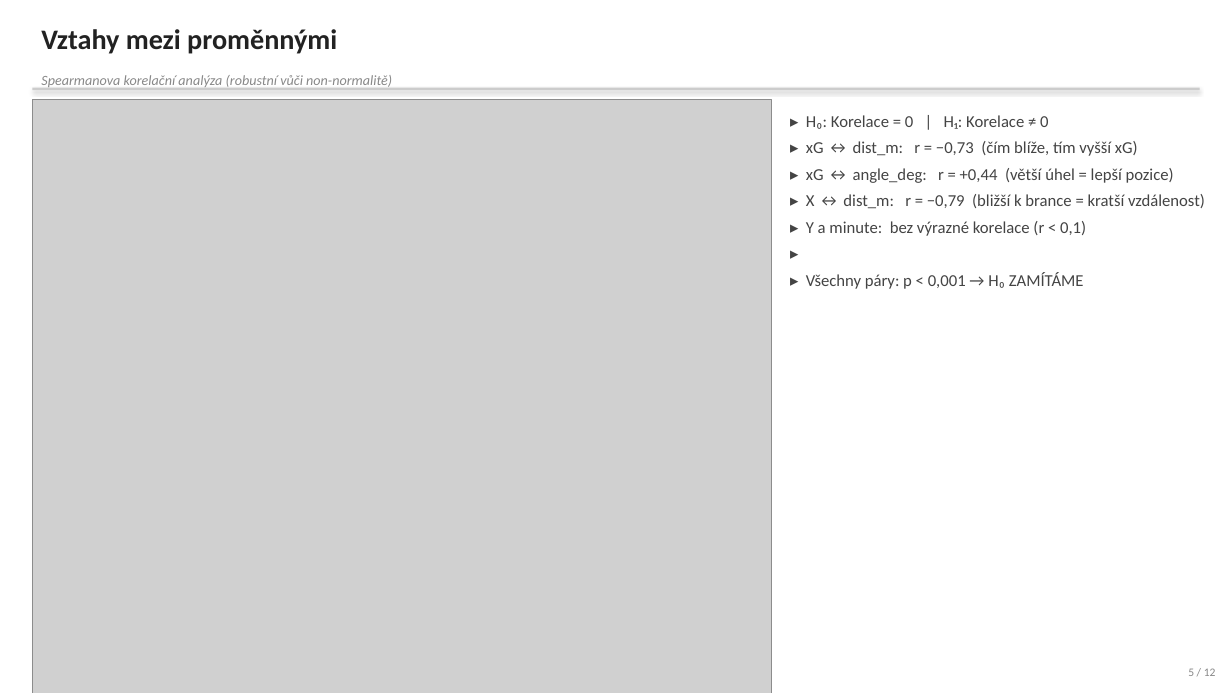
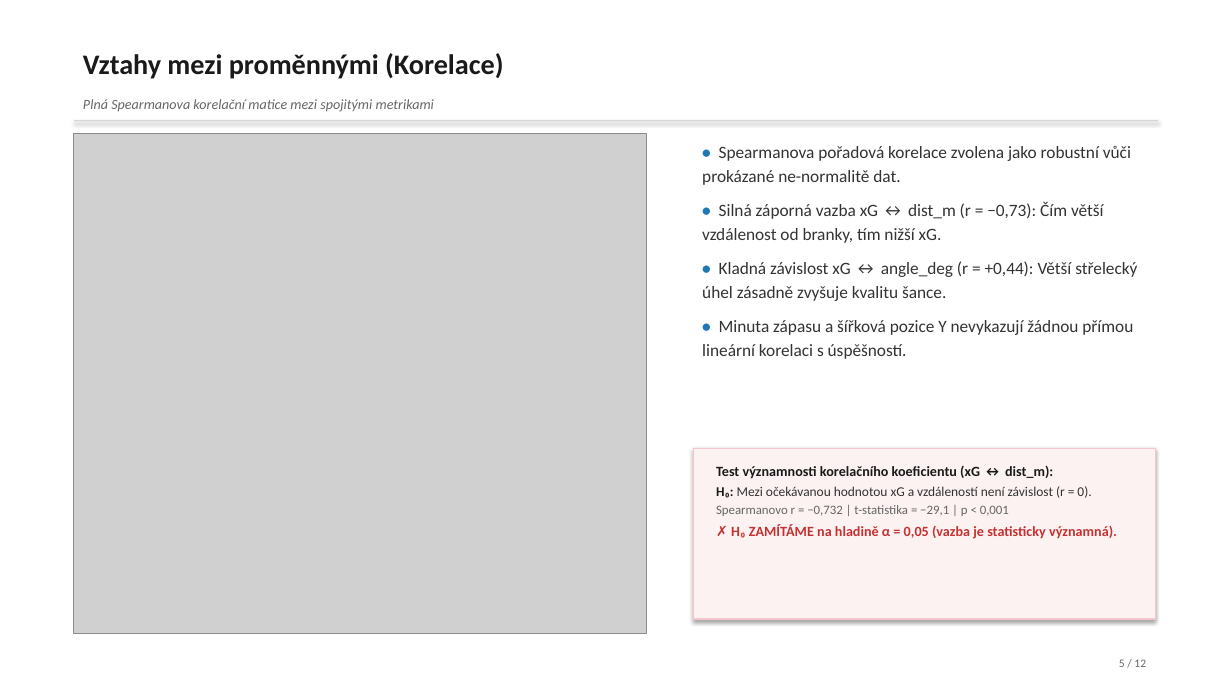
Before and after one commit to jkrejcikova/VMM_project_02, a slide deck: slide 5 of prezentace/prezentace_strelecka_uspesnost.pptx. Drawn at 1232x693 pixels with LibreOffice and Linux fonts; fonts in the diff are those of the drawing; grey boxes stand for pictures. Boxes give left, top, right and bottom in pixels: in the first picture for what was removed or moved away, otherwise in the second. Text is boxed around its words. In the diff, an @@ line names an element or a change of style, - is before the commit and + after.

Commit message:
Cisty minimalisticky design grafu a prezentace
1. Grafy (kody/analyza_strelecka_uspesnost.py):
- Hriste (01_mapa_strel, 06b_mapa_shluku): ciste BILE pozadi (#FFFFFF), sede cary (#b0b0b0, lw=1.2), body alpha=0.35 (goly #d62728, nezakonceny #1f77b4)
- Korelace (03_korelacni_heatmapa): plna Spearmanova matice bez orezavani maskou, velke citelne cisla a popisky
- Normalita (02_normalita_histogramy_qq): 1x2 velke prehledne grafy (histogram dist_m s normalni krivkou vlevo, Q-Q vpravo)
- PCA biplot (05b_biplot_pca): zkracene meritko sipek (scale=2.2), rozsirene meze, popisky nepretekaji pres okraj
- Forest plot (07b_forest_plot): logaritmicka osa X (ax.set_xscale('log')), xG nesmrska ostatni promenne
- Tukey HSD (04b_tukey_hsd): diagram 95% IS rozdilu prumeru

2. Prezentace (kody/vytvor_prezentaci.py):
- VSECHNY snimky 1 az 12 maji ciste BILE pozadi (#FFFFFF)
- Zahlavi: cerny tucny text vlevo nahore + tenka seda linka
- Obrazky: zadavana POUZE sirka (width=Inches(6.4)), pomer stran zachovan bez deformace
- Symetricke 50/50 rozvrzeni: vlevo velky graf, vpravo max 3-4 strucne odrazky a decentni ramecek s H0/H1 a vysledkem testu

```diff
--- a/prezentace/prezentace_strelecka_uspesnost.pptx
+++ b/prezentace/prezentace_strelecka_uspesnost.pptx
@@ text at bbox=[83, 53, 503, 79]: text changed; text colour #222222 to #1A1A1A @@
-Vztahy mezi proměnnými
+Vztahy mezi proměnnými (Korelace)
@@ text at bbox=[83, 99, 434, 112]: text changed; text colour #888888 to #666666 @@
-Spearmanova korelační analýza (robustní vůči non-normalitě)
+Plná Spearmanova korelační matice mezi spojitými metrikami
@@ rectangle: place and size @@
-rectangle at bbox=[32, 88, 1200, 91]
+rectangle at bbox=[74, 120, 1158, 121]
@@ rectangle at bbox=[74, 120, 1158, 121]: fill #CCCCCC to #D8D8D8 @@
@@ picture: place and size @@
-picture at bbox=[32, 100, 772, 693]
+picture at bbox=[74, 134, 647, 634]
@@ text at bbox=[702, 146, 1137, 359]: text changed; size 13 to 13.5 pt; text colour #444444 to #333333 @@
-▸ H₀: Korelace = 0 | H₁: Korelace ≠ 0
-▸ xG ↔ dist_m: r = −0,73 (čím blíže, tím vyšší xG)
-▸ xG ↔ angle_deg: r = +0,44 (větší úhel = lepší pozice)
-▸ X ↔ dist_m: r = −0,79 (bližší k brance = kratší vzdálenost)
-▸ Y a minute: bez výrazné korelace (r < 0,1)
-▸
-▸ Všechny páry: p < 0,001 → H₀ ZAMÍTÁME
+• Spearmanova pořadová korelace zvolena jako robustní vůči prokázané ne-normalitě dat.
+• Silná záporná vazba xG ↔ dist_m (r = −0,73): Čím větší vzdálenost od branky, tím nižší xG.
+• Kladná závislost xG ↔ angle_deg (r = +0,44): Větší střelecký úhel zásadně zvyšuje kvalitu šance.
+• Minuta zápasu a šířková pozice Y nevykazují žádnou přímou lineární korelaci s úspěšností.
@@ rectangle added at bbox=[693, 448, 1155, 619], fill #FDF2F2, outline #F5C6CB 1 pt @@
@@ text added at bbox=[716, 465, 1117, 539], 11 pt, text #333333, bold @@
+Test významnosti korelačního koeficientu (xG ↔ dist_m):
+H₀: Mezi očekávanou hodnotou xG a vzdáleností není závislost (r = 0).
+Spearmanovo r = −0,732 | t-statistika = −29,1 | p < 0,001
+✗ H₀ ZAMÍTÁME na hladině α = 0,05 (vazba je statisticky významná).
@@ text "5 / 12": place and size @@
-text "5 / 12" at bbox=[1188, 668, 1216, 676]
+text "5 / 12" at bbox=[1119, 659, 1146, 667]
@@ text "5 / 12" at bbox=[1119, 659, 1146, 667]: text colour #888888 to #666666 @@
```
Also in this commit, not shown: 5 other slides changed, 6 slides added, 6 slides removed, 16 other files.
